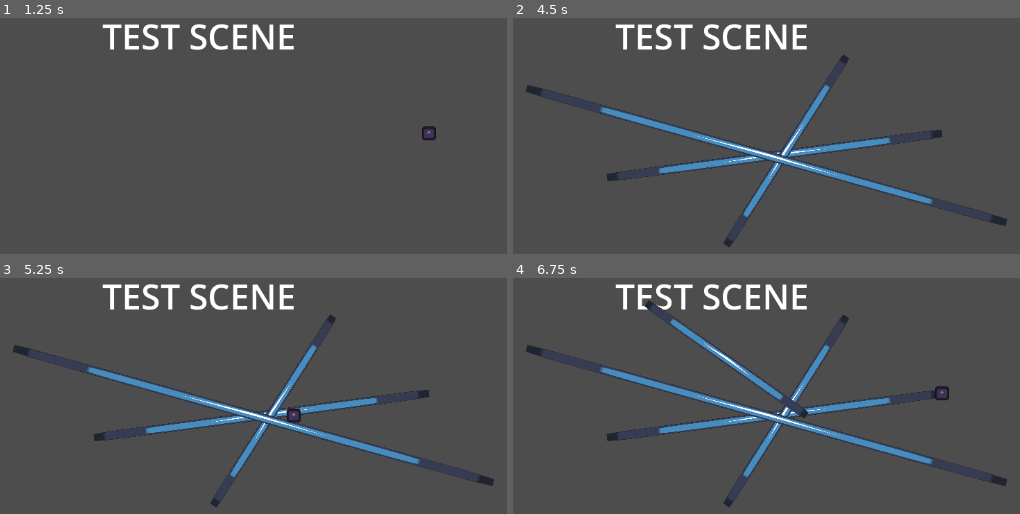
Above: before the commit, frames 1-4 (two rows, left to right).
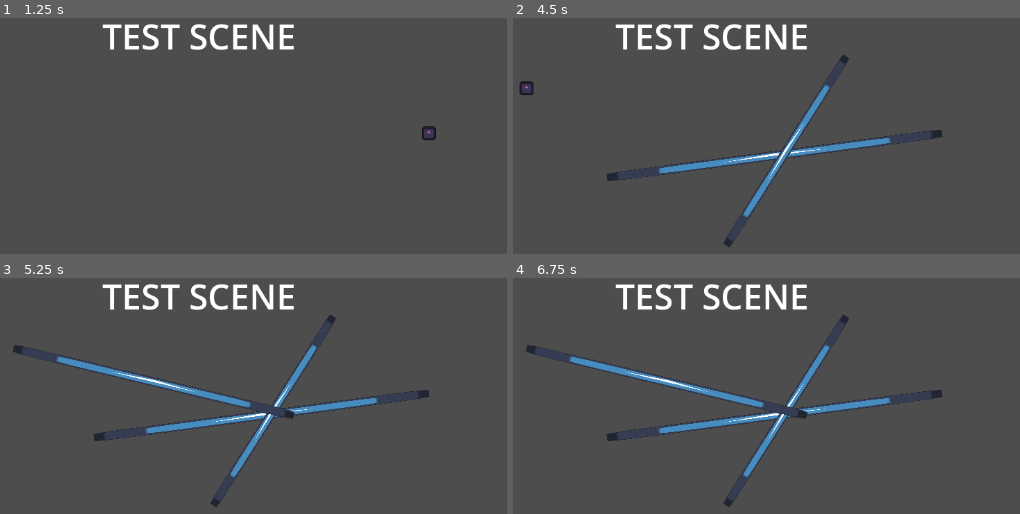
Above: after the commit, the same moments.

Repository: ubeslug/safety-first
Game: Godot game, scene res://scenes/Stage Hand/Tester.tscn
Two runs of this game, one before a commit and one after it. Both use one fixed random seed, a clock stepped at 60 frames per second and the inputs below. The project has no main scene, so this scene is started directly. The engine's default icon, where the game draws it, is replaced by a stand-in: a white triangle on a blue panel in a dark square.
Inputs (mouse positions are in pixels of both pictures, inside the frame that each line leads up to):
- Up to frame 1 (1.25 s): tap Enter at 0.5 s; move the mouse to (430, 133) at 0.52 s; hold D (performer_right) from 0.53 s (still down); click (430, 133) at 0.67 s
- Up to frame 2 (4.5 s): tap Space at 1.25, 2.75, 4.25 s; move the mouse to (604, 178) at 1.27 s; release D (performer_right) at 1.28 s; hold A (performer_left) 1.28-2.03 s; click (604, 178) at 1.42 s; tap Enter at 2, 3.5 s; move the mouse to (847, 55) at 2.02 s; hold D (performer_right) 2.03-3.53 s; click (847, 55) at 2.17 s; move the mouse to (725, 244) at 2.77 s; click (725, 244) at 2.92 s; move the mouse to (1004, 223) at 3.52 s; hold A (performer_left) from 3.53 s (still down); click (1004, 223) at 3.67 s; move the mouse to (528, 88) at 4.27 s; click (528, 88) at 4.42 s
- Up to frame 3 (5.25 s): keep holding A (performer_left); move the mouse to (294, 414) at 5.02 s; click (294, 414) at 5.17 s
- Up to frame 4 (6.75 s): move the mouse to (644, 303) at 5.77 s; release A (performer_left) at 5.78 s; hold D (performer_right) from 5.78 s (still down); click (644, 303) at 5.92 s; move the mouse to (943, 393) at 6.52 s; click (943, 393) at 6.67 s

Frame 1 is identical in both runs. In frame 2, 2.4% of the frame differs, in the area x 1-98%, y 26-89%; in frame 3, 3.4%; in frame 4, 4.4%, in the area x 4-98%, y 9-89%.

Commit message:
Trampoline: bounces dummy

Diff:
--- a/scenes/Stage Hand/Tester.tscn
+++ b/scenes/Stage Hand/Tester.tscn
@@ -1,13 +1,15 @@
-[gd_scene load_steps=4 format=3 uid="uid://cn0gfwwcwuf80"]
+[gd_scene load_steps=5 format=3 uid="uid://cn0gfwwcwuf80"]
 
 [ext_resource type="Script" uid="uid://lvr3wh0ty7gh" path="res://scripts/Stage Hand/TrampolineCreator.gd" id="1_1ah7l"]
 [ext_resource type="PackedScene" uid="uid://bl7ofcw4k3hce" path="res://scenes/Stage Hand/Trampoline.tscn" id="2_mfh4t"]
 [ext_resource type="PackedScene" uid="uid://o2ou3mpfwyiu" path="res://scenes/Stage Hand/Point.tscn" id="3_v2wrt"]
+[ext_resource type="PackedScene" uid="uid://dsr0154j8s6hc" path="res://scenes/Stage Hand/dummy.tscn" id="4_2873m"]
 
 [node name="Tester" type="Node2D"]
 script = ExtResource("1_1ah7l")
 trampoline = ExtResource("2_mfh4t")
 point = ExtResource("3_v2wrt")
+dummy = ExtResource("4_2873m")
 
 [node name="Label" type="Label" parent="."]
 offset_left = 358.0
@@ -16,12 +18,3 @@
 offset_bottom = 186.0
 theme_override_font_sizes/font_size = 50
 text = "TEST SCENE"
-
-[node name="point1" type="Node2D" parent="."]
-rotation = -1.5708
-scale = Vector2(1, 0.2)
-
-[node name="point2" type="Node2D" parent="."]
-position = Vector2(200, 0)
-rotation = -1.5708
-scale = Vector2(1, 0.2)
--- a/scenes/Stage Hand/Trampoline.tscn
+++ b/scenes/Stage Hand/Trampoline.tscn
@@ -3,7 +3,8 @@
 [ext_resource type="Script" uid="uid://bmhosceqofppk" path="res://scripts/Stage Hand/trampoline.gd" id="1_tjmnf"]
 [ext_resource type="Texture2D" uid="uid://dvjvlqo82gc55" path="res://icon.svg" id="1_x4jd5"]
 
-[sub_resource type="RectangleShape2D" id="RectangleShape2D_tjmnf"]
+[sub_resource type="RectangleShape2D" id="RectangleShape2D_p4pvx"]
+size = Vector2(129, 128)
 
 [node name="Trampoline" type="Node2D"]
 rotation = -1.5708
@@ -13,12 +14,14 @@
 [node name="Sprite" type="Sprite2D" parent="."]
 texture = ExtResource("1_x4jd5")
 
-[node name="Area2D" type="Area2D" parent="."]
-
-[node name="CollisionShape2D" type="CollisionShape2D" parent="Area2D"]
-shape = SubResource("RectangleShape2D_tjmnf")
-
 [node name="Timer" type="Timer" parent="."]
 one_shot = true
 
-[connection signal="timeout" from="Timer" to="." method="_on_timer_timeout"]
+[node name="Area2D" type="Area2D" parent="."]
+rotation = -1.5708
+
+[node name="CollisionShape2D" type="CollisionShape2D" parent="Area2D"]
+position = Vector2(2.40179e-11, 2.09808e-05)
+shape = SubResource("RectangleShape2D_p4pvx")
+
+[connection signal="body_entered" from="Area2D" to="." method="_on_area_2d_body_entered"]
--- /dev/null
+++ b/scenes/Stage Hand/dummy.tscn
@@ -0,0 +1,17 @@
+[gd_scene load_steps=4 format=3 uid="uid://dsr0154j8s6hc"]
+
+[ext_resource type="Script" uid="uid://4nbqjhcd65ai" path="res://scripts/Stage Hand/dummy.gd" id="1_nthbl"]
+[ext_resource type="Texture2D" uid="uid://dvjvlqo82gc55" path="res://icon.svg" id="1_wt1rh"]
+
+[sub_resource type="RectangleShape2D" id="RectangleShape2D_wt1rh"]
+size = Vector2(126, 129)
+
+[node name="Dummy" type="CharacterBody2D"]
+script = ExtResource("1_nthbl")
+
+[node name="Sprite2D" type="Sprite2D" parent="."]
+texture = ExtResource("1_wt1rh")
+
+[node name="CollisionShape2D" type="CollisionShape2D" parent="."]
+position = Vector2(0, 0.5)
+shape = SubResource("RectangleShape2D_wt1rh")
--- a/scripts/Stage Hand/TrampolineCreator.gd
+++ b/scripts/Stage Hand/TrampolineCreator.gd
@@ -2,12 +2,21 @@
 
 @export var trampoline: Resource
 @export var point: Resource
+@export var dummy: Resource
 var pointRef: Node2D
 
 var pos1 = null
 
 var trampCount = 0
-@export var maxTramps = 6
+@export var maxTramps = 3
+
+func _physics_process(delta: float) -> void:
+	# if point is made and cursor is too far, destroy point
+		if(pos1):
+			print(pos1.distance_to(get_global_mouse_position()))
+			if(pos1.distance_to(get_global_mouse_position()) > 600):
+				pos1 = null
+				pointRef.queue_free()
 
 # save position 1
 # when position 2 is created, clear position 1 and create line between
@@ -15,16 +24,24 @@
 	if event is InputEventMouseButton and event.is_pressed():
 		if event.button_index == MOUSE_BUTTON_LEFT:
 			AddPoint(get_global_mouse_position())
+		if event.button_index == MOUSE_BUTTON_RIGHT:
+			var dumb = dummy.instantiate()
+			dumb.global_position = get_global_mouse_position()
+			add_child(dumb)
 
 func AddPoint(pos):
 	if(trampCount < maxTramps):
 		if(pos1):
 			var tramp = trampoline.instantiate()
 			tramp.global_position = Vector2((pos1.x + pos.x) / 2, (pos1.y + pos.y) / 2)
-			tramp.SetLine(pos1, pos)
+			if(pos.x < pos1.x): # if second point is more left
+				tramp.SetLine(pos, pos1)
+			else:
+				tramp.SetLine(pos1, pos)
 			add_child(tramp)
 			pos1 = null
 			trampCount += 1
+			tramp.connect("TrampolineDestroy", TrampolineDestroy)
 
 			# delete "point"
 			pointRef.queue_free()
@@ -35,3 +52,6 @@
 			point.global_position = pos
 			add_child(point)
 			pointRef = point
+
+func TrampolineDestroy():
+	trampCount -= 1
--- /dev/null
+++ b/scripts/Stage Hand/dummy.gd
@@ -0,0 +1,7 @@
+class_name Player extends CharacterBody2D
+
+func _physics_process(delta: float) -> void:
+	# Add gravity.
+	velocity += get_gravity() * delta
+
+	move_and_slide()
--- a/scripts/Stage Hand/trampoline.gd
+++ b/scripts/Stage Hand/trampoline.gd
@@ -1,9 +1,11 @@
 extends Node2D
+
+signal TrampolineDestroy
 
 var durability: int = 0
 var maxDurability: int = 3 # how many times it can be jumped on
-@export var degradeTime: float = 6.5 # how long until it disappears, reset if jumped on
-var angle
+@export var degradeTime: float = 7 # how long until it disappears, reset if jumped on
+var bounceAngle
 var strength
 
 @onready var timer = $Timer
@@ -14,28 +16,24 @@
 
 	durability = maxDurability
 
-func _input(event: InputEvent) -> void:
-	if event is InputEventMouseButton and event.is_pressed():
-		if event.button_index == MOUSE_BUTTON_RIGHT:
-			Bounce()
-
-func SetLine(pos1: Vector2, pos2: Vector2):
+func SetLine(pos1: Vector2, pos2: Vector2) -> void:
 	# stretch to fit position between 2 points
 	var dist = pos1.distance_to(pos2)
 	var scaleTo = (dist / $Sprite.texture.get_size().x) * $".".scale.x
+	scaleTo = clamp(scaleTo, 1, 4) # min: 1, max: 4
 	$".".scale.x *= scaleTo
 
 	look_at(pos2) # point in pos2 direction
 
-	# flip if created backwards
-	if pos2.x < pos1.x:
-		$Sprite.flip_v = true
+	# calculate bounce angle in radians
+	bounceAngle = snapped(pos1.angle_to_point(pos2) - deg_to_rad(90), 0.0001)
 
-	# calculate angle
+	# calculate strength: wider = weaker, smaller = stronger
+	strength = (4500 / dist) * 40 # random function for strength
+	strength = clamp(strength, 500, 800)
+	print("bounceAngle: ", rad_to_deg(bounceAngle), "  strength: " , strength)
 
-	# calculate strength
-
-func Bounce():
+func DecreaseDurability() -> void:
 	durability -= 1
 	$Sprite.self_modulate.a = float(durability) / maxDurability # fade in opacity
 	if durability <= 0:
@@ -46,6 +44,11 @@
 func _on_timer_timeout() -> void:
 	RemoveTrampoline()
 
-func RemoveTrampoline():
-	# send event to add 1 more trampoline for available spawn
+func RemoveTrampoline() -> void:
+	emit_signal("TrampolineDestroy") # add 1 more trampoline for available spawn
 	queue_free()
+
+func _on_area_2d_body_entered(body: Node2D) -> void:
+	if(body is Player):
+		body.velocity += Vector2.from_angle(bounceAngle) * strength # angle(radians) * strength
+		DecreaseDurability()
Not shown, added: scripts/Stage Hand/dummy.gd.uid
